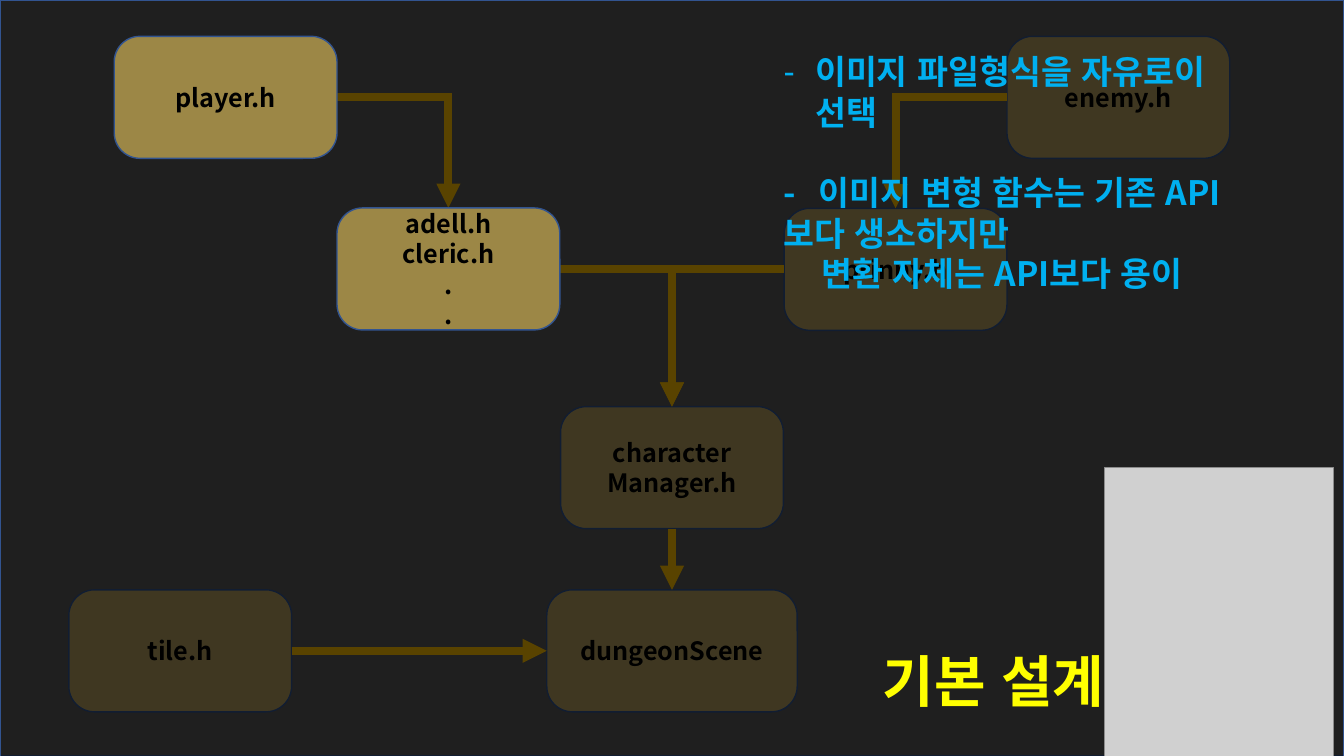
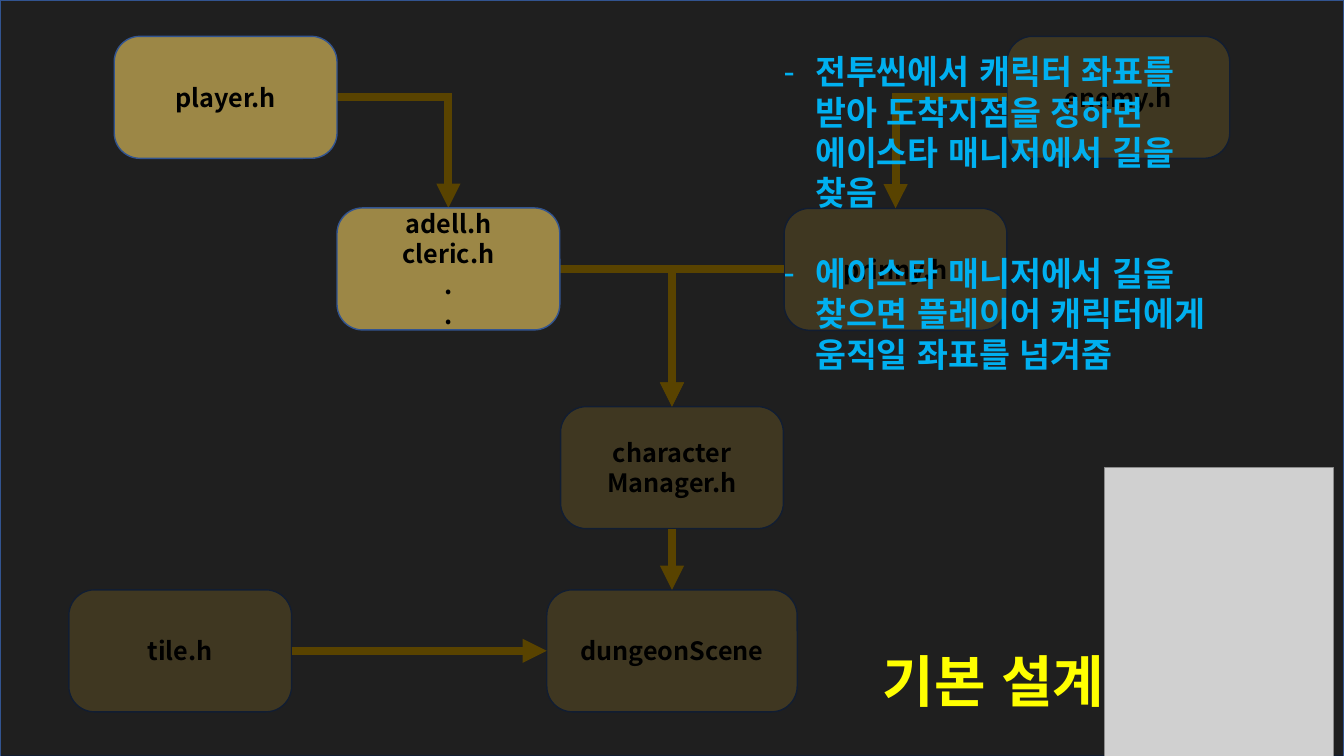
Before and after one commit to RecetteLemon/Disgaea, a slide deck: slide 11 of PPT/Disgaea.pptx. Drawn at 1344x756 pixels with LibreOffice and Linux fonts; fonts in the diff are those of the drawing; grey boxes stand for pictures; background and template pictures are left out. Boxes give left, top, right and bottom in pixels: in the first picture for what was removed or moved away, otherwise in the second. Text is boxed around its words. In the diff, an @@ line names an element or a change of style, - is before the commit and + after.

```diff
--- a/PPT/Disgaea.pptx
+++ b/PPT/Disgaea.pptx
@@ text at (815,55,1205,370): text changed @@
-– 이미지 파일형식을 자유로이 선택
-- 이미지 변형 함수는 기존 API보다 생소하지만
-변환 자체는 API보다 용이
+– 전투씬에서 캐릭터 좌표를 받아 도착지점을 정하면 에이스타 매니저에서 길을 찾음
+– 에이스타 매니저에서 길을 찾으면 플레이어 캐릭터에게 움직일 좌표를 넘겨줌
```
Also in this commit, not shown: 4 other slides changed, 1 slide removed.
